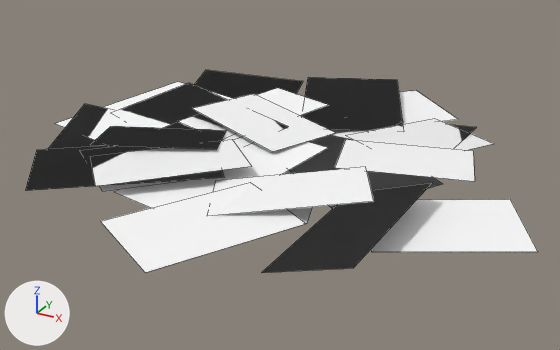
Renders of the FBX model Assets/Models/ArenaNuova/SM_LeafCluster.fbx from each side of a commit.
One viewpoint serves both versions: a 50 mm camera at (3.84, -6.9, 3.12) aimed at (0.22, -0.33, -0.17). The lights are fixed; the arrows at lower left show +X, +Y and +Z. Mesh edges are drawn as thin lines. Where no turn or scale is listed for an object, it has been applied to the vertices.

Names of what the first picture shows: 'Foglia'.
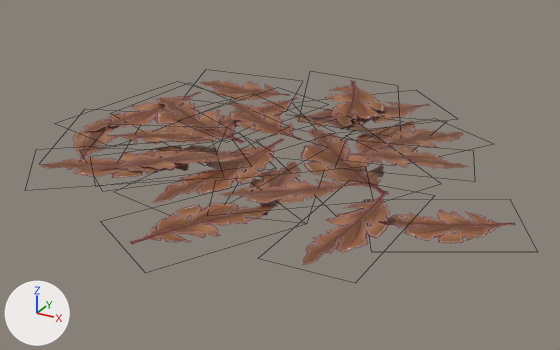
Where the change shows, as pixel boxes (x1, y1, x2, y2) in the pictures (560 x 350 px; the box of a moved part takes in the faces that stretch with it):
'Foglia', surface changed, reshaped: before (25, 70, 538, 273); after (41, 80, 516, 265)
part 1 of me_mesh, moved or reshaped: before (25, 70, 477, 273); after (41, 80, 415, 265)

The edits, one by one:
Picture 'LeafTextureDry.png' (img_leaftexturedry_png) is new.
In material 'M_Leaves' (mat_m_leaves), base_color is no longer (1.0, 1.0, 1.0), white #ffffff.
In material 'M_Leaves' (mat_m_leaves), texture is now set to img_leaftexturedry_png, with its transparency.
me_mesh is used by ob_foglia; location (0.218, -0.201, 0.065).
me_mesh had 92 vertices, 23 faces and spanned x -2.81..2.81, y -2.71..2.71, z -0.17..0.23.
me_mesh now has 92 vertices, 23 faces and spans x -2.81..2.81, y -2.71..2.71, z -0.19..0.21.
me_mesh part 1: 36 of 92 vertices moved; they spanned x -2.81..1.78, y -2.19..2.6, z -0.17..0.23 and now span x -2.81..1.81, y -2.18..2.61, z -0.19..0.21; mean shift (-0.04, 0.0, 0.0); largest move (1.57, 1.67, 0.0) -> (0.32, 1.73, -0.09).
